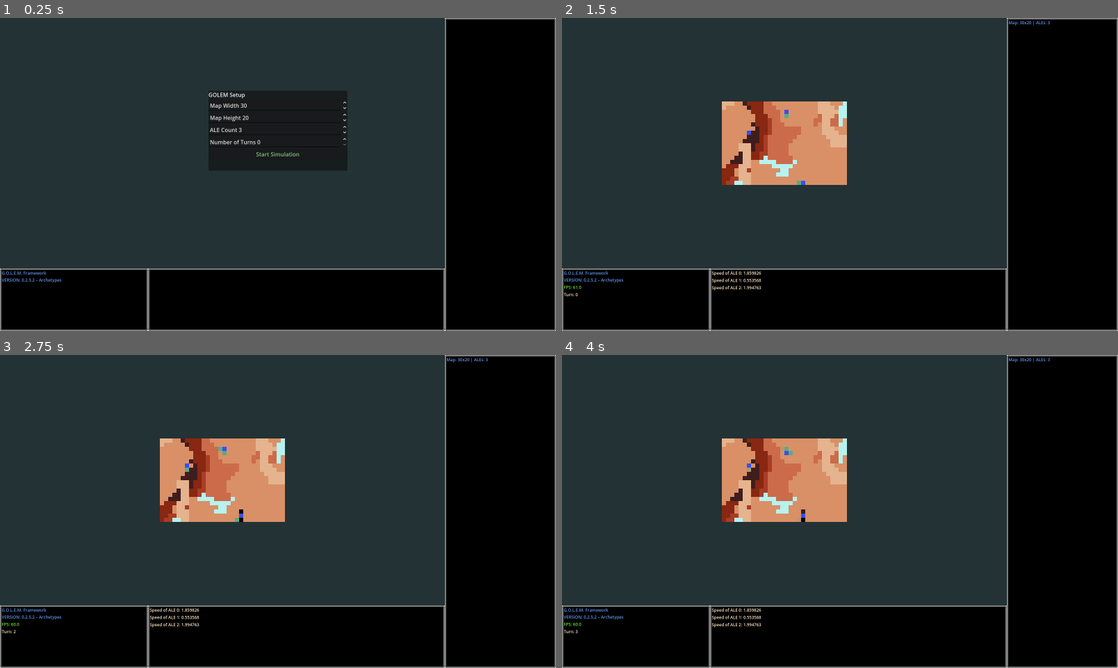
Above: before the commit, frames 1-4 (two rows, left to right).
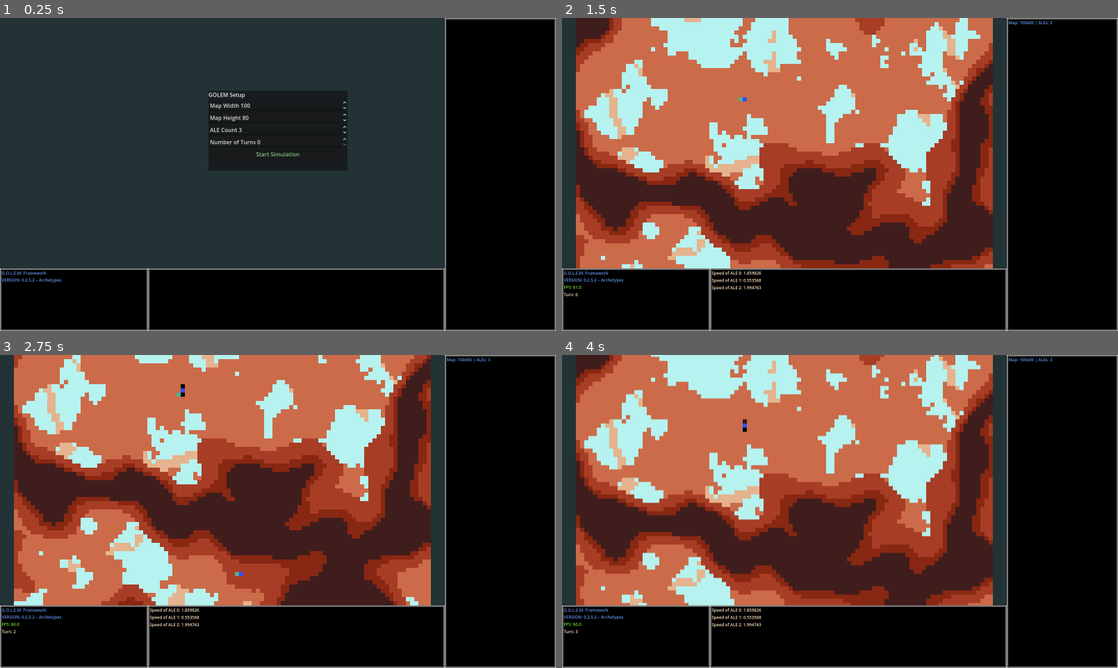
Above: after the commit, the same moments.

Repository: qgEyal/GOLEM_013
Game: Godot game, scene res://scenes/main.tscn
The game is run twice, just before and just after one commit, with the same random seed, the same clock (stepped at 60 frames per second) and the same inputs.
Inputs (mouse positions are in pixels of both pictures, inside the frame that each line leads up to):
- Up to frame 1 (0.25 s): no input
- Up to frame 2 (1.5 s): click "Start Simulation" at 0.5 s; move the mouse to (962, 158) at 1.27 s; hold D (map_right) from 1.28 s (still down); hold T (change) from 1.28 s (still down); click (962, 158) at 1.42 s
- Up to frame 3 (2.75 s): tap Enter at 2 s; move the mouse to (166, 527) at 2.02 s; release D (map_right) at 2.03 s; release T (change) at 2.03 s; hold S (map_down) from 2.03 s (still down); tap G (toggle_grid) at 2.1 s
- Up to frame 4 (4 s): move the mouse to (895, 442) at 2.77 s; release S (map_down) at 2.78 s; hold D (map_right) 2.78-3.53 s; hold T (change) 2.78-3.53 s; move the mouse to (812, 574) at 3.52 s; hold W (map_up) from 3.53 s (still down); tap G (toggle_grid) at 3.6 s; click (812, 574) at 3.67 s

The runs differ from the first frame. In frame 1, less than 0.1% of the frame differs, in the area x 43-45%, y 27-33%; in frame 2, 59%; in frame 3, 60%, in the area x 2-89%, y 0-80%; in frame 4, 59%.

Commit message:
Added terrain type sliders; tweaked terrain algorithm

Diff:
--- a/scenes/main.tscn
+++ b/scenes/main.tscn
@@ -76,8 +76,8 @@
 
 [node name="Main" type="Node2D" parent="InterfaceRoot/MainHContainer/MainVContainer/SubViewportContainer/SubViewport"]
 script = ExtResource("1_ye3fh")
-world_width = 30
-world_height = 20
+world_width = 100
+world_height = 80
 ale_count = 3
 ale_color = Color(0.209178, 0.308133, 0.974444, 1)
 trail_color = Color(0.337546, 0.675264, 0.527272, 1)
@@ -85,6 +85,10 @@
 trail_fade = 0.75
 
 [node name="Map" parent="InterfaceRoot/MainHContainer/MainVContainer/SubViewportContainer/SubViewport/Main" instance=ExtResource("2_v6vlg")]
+void_scale = 1.32
+frag_scale = 1.91
+raw_scale = 3.04
+noise_scale = 0.042
 
 [node name="NavCam" type="Camera2D" parent="InterfaceRoot/MainHContainer/MainVContainer/SubViewportContainer/SubViewport/Main"]
 script = ExtResource("4_be4v0")
--- a/scripts/map/map.gd
+++ b/scripts/map/map.gd
@@ -10,6 +10,18 @@
 var height: int		# Height of the map
 var tile_size: int	# default tilesize
 var show_tile_borders: bool = true
+
+## Map type values
+@export_range(0.5, 3.0, 0.01)
+var void_scale: float = 1.5 # higher = more VOID tiles
+@export_range(0.5, 4.0, 0.01)
+var frag_scale: float = 2.5
+@export_range(0.5, 5.0, 0.01)
+var raw_scale: float = 3.25
+@export_range(0.001, 0.2, 0.001)
+var noise_scale: float = 0.05
+
+
 
 var tiles: Array = []
 # References to TileMapLayers
@@ -109,17 +121,6 @@
 # Method responsible for generating the map's terrain using procedural noise
 func generate_terrain() -> void:
 
-	#var noise_map = []
-	#var structured_map = []
-	#var energetic_map = []
-	#var prime_map = []
-#
-	#for i in range(width):
-		#noise_map.append([])
-		#structured_map.append([])
-		#energetic_map.append([])
-		#prime_map.append([])
-
 	# Create a random seed to ensure different maps on each run
 	var rnd_seed = randf_range(0, 10000)
 
@@ -160,25 +161,14 @@
 	var structured_noise_max = 0.0
 	var prime_noise_max = 0.0
 
-	# Generate noise values for each tile in the map
-	#for x in range(width):
-		#for y in range(height):
-			#noise_map[x].append(abs(noise.get_noise_2d(x, y)))
-			#structured_map[x].append(abs(energetic_noise.get_noise_2d(x, y)))
-			#energetic_map[x].append(abs(structured_noise.get_noise_2d(x, y)))
-			#prime_map[x].append(abs(prime_noise.get_noise_2d(x, y)))
-#
-			#if noise_map[x][y] > noise_max:
-				#noise_max = noise_map[x][y]
-			#if structured_map[x][y] > energetic_noise_max:
-				#energetic_noise_max = structured_map[x][y]
-			#if energetic_map[x][y] > structured_noise_max:
-				#structured_noise_max = energetic_map[x][y]
-			#if prime_map[x][y] > prime_noise_max:
-				#prime_noise_max = prime_map[x][y]
-
-
-	# ── 1st pass: measure maxima without storing full maps ──
+
+	# ── 1st pass: measure maximum values without storing full maps
+	'''
+	n = noise
+	e = energetic
+	s = structured
+	p = prime
+	'''
 	for x in range(width):
 		for y in range(height):
 			var n_val  : float = abs(noise.get_noise_2d(x, y))
@@ -186,62 +176,36 @@
 			var e_val  : float = abs(energetic_noise.get_noise_2d(x, y))
 			var p_val  : float = abs(prime_noise.get_noise_2d(x, y))
 
-			noise_max           = maxf(noise_max, n_val)
+			# get max values
+			noise_max  = maxf(noise_max, n_val)
 			structured_noise_max = maxf(structured_noise_max, s_val)
 			energetic_noise_max  = maxf(energetic_noise_max, e_val)
-			prime_noise_max      = maxf(prime_noise_max, p_val)
+			prime_noise_max = maxf(prime_noise_max, p_val)
 
 
 	# Define noise value ranges that map to different terrain types
 	var terrain_gen_values = [
-		{ "min": 0, "max": noise_max / 10 * 1.25, "type": TerrainType.VOID },
-		{ "min": noise_max / 10 * 1.25, "max": noise_max / 10 * 2.5, "type": TerrainType.FRAGMENTED },
-		{ "min": noise_max / 10 * 2.5, "max": noise_max / 10 * 3.25, "type": TerrainType.RAW },
-		{ "min": noise_max / 10 * 3.5, "max": noise_max + 0.05, "type": TerrainType.STABLE }
+		{ "min": 0, "max": noise_max / 10 * void_scale, "type": TerrainType.VOID },
+		{ "min": noise_max / 10 * void_scale, "max": noise_max / 10 * frag_scale, "type": TerrainType.FRAGMENTED },
+		{ "min": noise_max / 10 * frag_scale, "max": noise_max / 10 * raw_scale, "type": TerrainType.RAW },
+		{ "min": noise_max / 10 * raw_scale, "max": noise_max + noise_scale, "type": TerrainType.STABLE }
 	]
 
 	var energetic_gen_values = Vector2(energetic_noise_max / 10 * 7, energetic_noise_max + 0.05)
 	var structured_gen_values = Vector2(structured_noise_max / 10 * 6, structured_noise_max + 0.05)
 	var prime_gen_values = Vector2(prime_noise_max / 10 * 5.5, prime_noise_max + 0.05)
 
-	# Loop through each tile to assign terrain types and render them
-	#for x in range(width):
-		#for y in range(height):
-			#var tile = Tile.new(Vector2i(x, y), TerrainType.STABLE)  # Provide a default terrain type or set dynamically
-#
-			#var noise_value = noise_map[x][y]
-#
-			## Determine the terrain type based on the noise value
-			#for terrain in terrain_gen_values:
-				#if noise_value >= terrain["min"] and noise_value < terrain["max"]:
-					#tile.terrain_type = terrain["type"]
-					#break
-#
-			## Store the tile in the map_data dictionary
-			#map_data[Vector2i(x, y)] = tile
-#
-			## Secondary terrain checks (overlaying on plains)
-			#if energetic_map[x][y] >= structured_gen_values.x and energetic_map[x][y] <= structured_gen_values.y and tile.terrain_type == TerrainType.STABLE:
-				#tile.terrain_type = TerrainType.STRUCTURED
-#
-			#if structured_map[x][y] >= energetic_gen_values.x and structured_map[x][y] <= energetic_gen_values.y and tile.terrain_type == TerrainType.STABLE:
-				#tile.terrain_type = TerrainType.ENERGETIC
-#
-			#if prime_map[x][y] >= prime_gen_values.x and prime_map[x][y] <= prime_gen_values.y and tile.terrain_type == TerrainType.STABLE:
-				#tile.terrain_type = TerrainType.PRIME
-#
-			## Set the tile in the base layer using the corresponding terrain texture
-			#base_layer.set_cell(Vector2i(x, y), 0, terrain_textures[tile.terrain_type])
+
 	# ── 2nd pass: classify directly ──
 	for x in range(width):
 		for y in range(height):
 			var tile_pos  : Vector2i = Vector2i(x, y)
 			var base_val  : float    = abs(noise.get_noise_2d(x, y))          # regenerate
+			var energ_val : float    = abs(energetic_noise.get_noise_2d(x, y))
 			var struct_val: float    = abs(structured_noise.get_noise_2d(x, y))
-			var energ_val : float    = abs(energetic_noise.get_noise_2d(x, y))
 			var prime_val : float    = abs(prime_noise.get_noise_2d(x, y))
 
-			var t_type : int = TerrainType.STABLE
+			var t_type : int = TerrainType.STABLE ## set terrain type ID
 
 			# Base-layer classification
 			for t in terrain_gen_values:
@@ -250,12 +214,13 @@
 					break
 
 			# Secondary overlays (order: PRIME > ENERGETIC > STRUCTURED)
-			if prime_val   >= prime_gen_values.x and prime_val   <= prime_gen_values.y:
+			if energ_val >= structured_gen_values.x and energ_val <= structured_gen_values.y and t_type == TerrainType.STABLE:
+				t_type = TerrainType.STRUCTURED
+			elif struct_val >= energetic_gen_values.x and struct_val <= energetic_gen_values.y and t_type == TerrainType.STABLE:
+				t_type = TerrainType.ENERGETIC
+			elif prime_val >= prime_gen_values.x and prime_val   <= prime_gen_values.y and t_type == TerrainType.STABLE:
 				t_type = TerrainType.PRIME
-			elif energ_val >= energetic_gen_values.x and energ_val <= energetic_gen_values.y:
-				t_type = TerrainType.ENERGETIC
-			elif struct_val >= structured_gen_values.x and struct_val <= structured_gen_values.y:
-				t_type = TerrainType.STRUCTURED
+
 
 			var tile := Tile.new(tile_pos, t_type)
 			map_data[tile_pos] = tile
@@ -267,21 +232,6 @@
 			# Draw
 			base_layer.set_cell(tile_pos, 0, terrain_textures[tile.terrain_type])
 
-
-
-#func populate_walkable_positions():
-	#walkable_positions.clear()  # Reset the array before populating
-#
-	#for x in range(width):
-		#for y in range(height):
-			#var tile_coords = Vector2i(x, y)
-#
-			## Ensure the tile exists in map_data and is walkable
-			#if is_tile_walkable(tile_coords):
-				#walkable_positions.append(tile_coords)
-#
-	#print("Walkable Positions Updated: ", walkable_positions.size())
-
 func populate_walkable_positions():
 	walkable_positions.clear()
 
@@ -299,9 +249,9 @@
 func is_tile_walkable(tile_coords: Vector2i) -> bool:
 	if not map_data.has(tile_coords):
 		return false  # Tile doesn't exist
-
+###------------------------ WALKABLE TERRAIN --------------------------------------------------------------
 	var terrain = map_data[tile_coords].terrain_type  # Extract terrain type from map_data
-	return terrain in [TerrainType.STABLE, TerrainType.RAW, TerrainType.ENERGETIC]  # Example walkable terrains
+	return terrain in [TerrainType.STABLE, TerrainType.RAW, TerrainType.STRUCTURED ,TerrainType.ENERGETIC]  # Example walkable terrains
 
 """
 Terrain Zones
